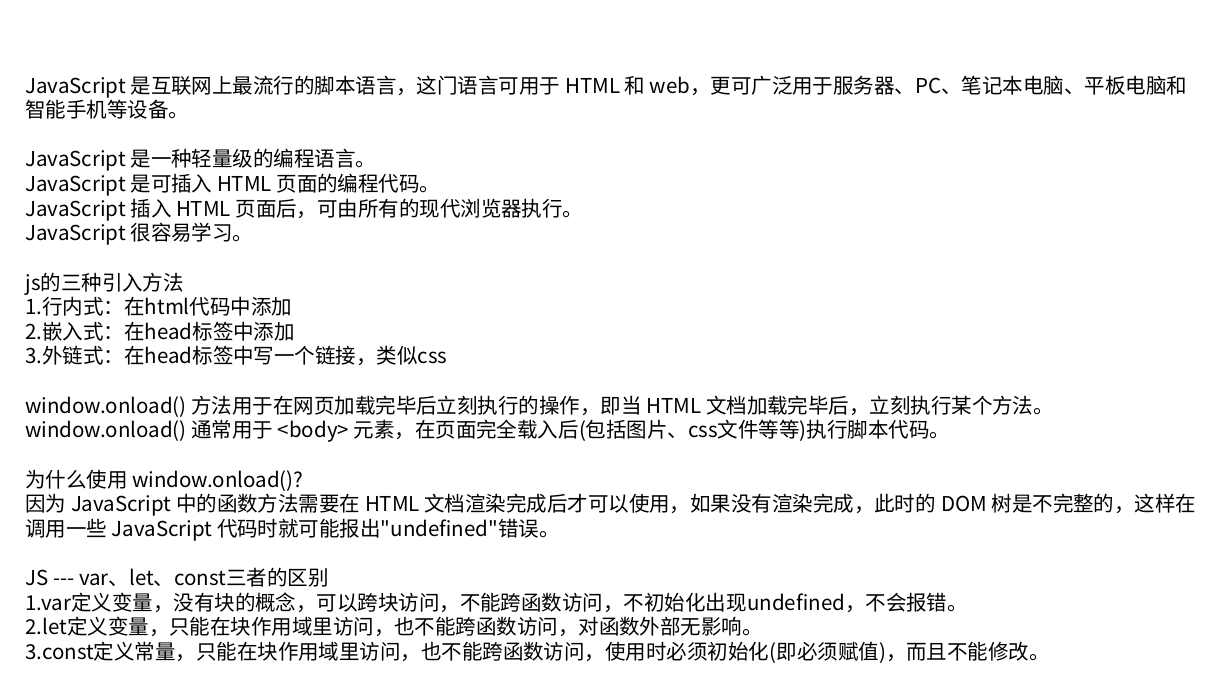
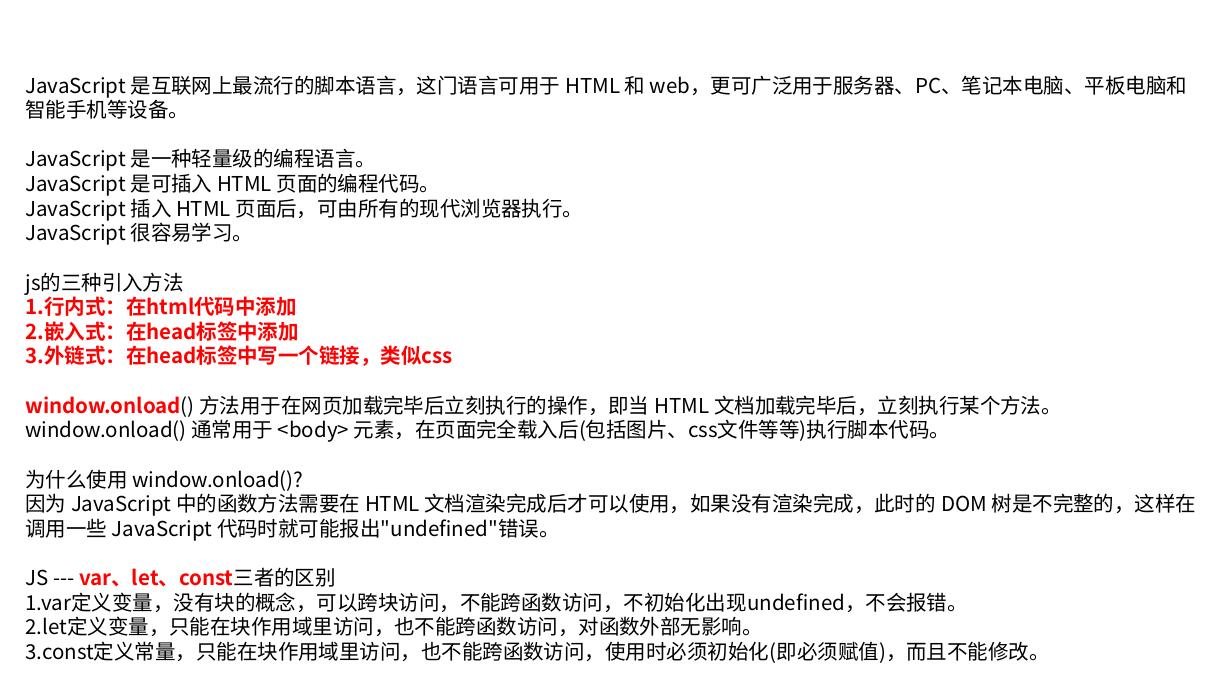
Before and after one commit to linkknown/PPT, a slide deck: slide 2 of 前端PPT/javascript 简介.pptx. Drawn at 1232x693 pixels with LibreOffice and Linux fonts; fonts in the diff are those of the drawing; background and template pictures are left out. Boxes give left, top, right and bottom in pixels: in the first picture for what was removed or moved away, otherwise in the second. Text is boxed around its words. In the diff, an @@ line names an element or a change of style, - is before the commit and + after.

Commit message:
示例代码优化

```diff
--- a/前端PPT/javascript 简介.pptx
+++ b/前端PPT/javascript 简介.pptx
@@ text at (25, 294, 1062, 587): text colour #000000 to #FF0000, bold on in "1.行内式：在html代码中添加", "2.嵌入式：在head标签中添加", "3.外链式：在head标签中写一个链接，类似css", "window.onload()" and 1 more places @@
```
Also in this commit, not shown: 4 other slides changed.
